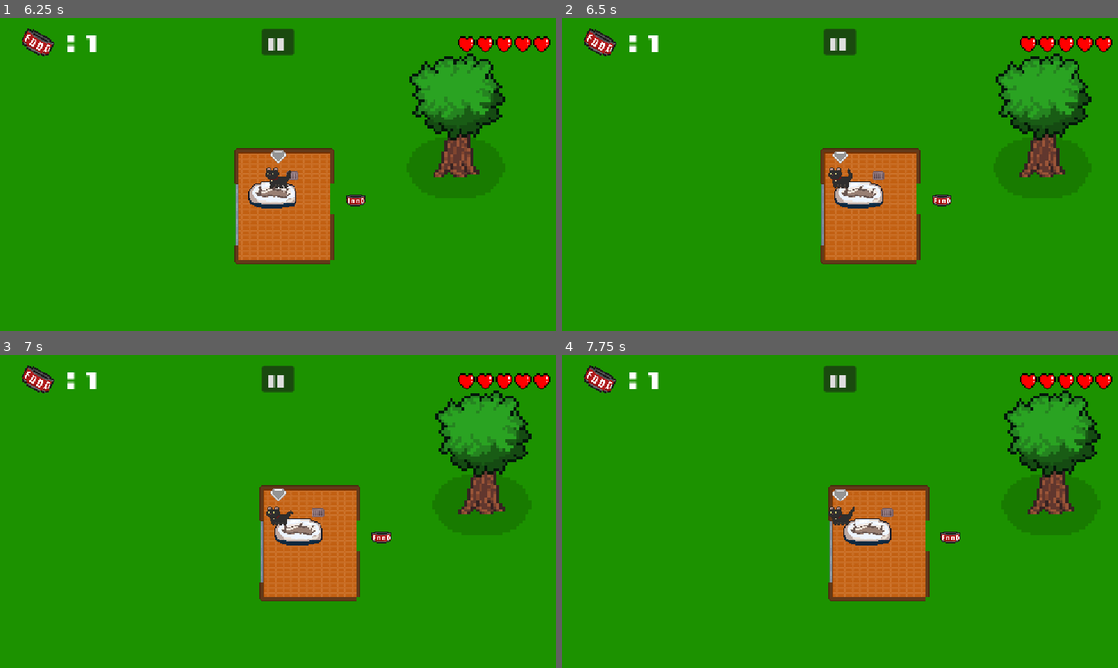
Above: before the commit, frames 1-4 (two rows, left to right).
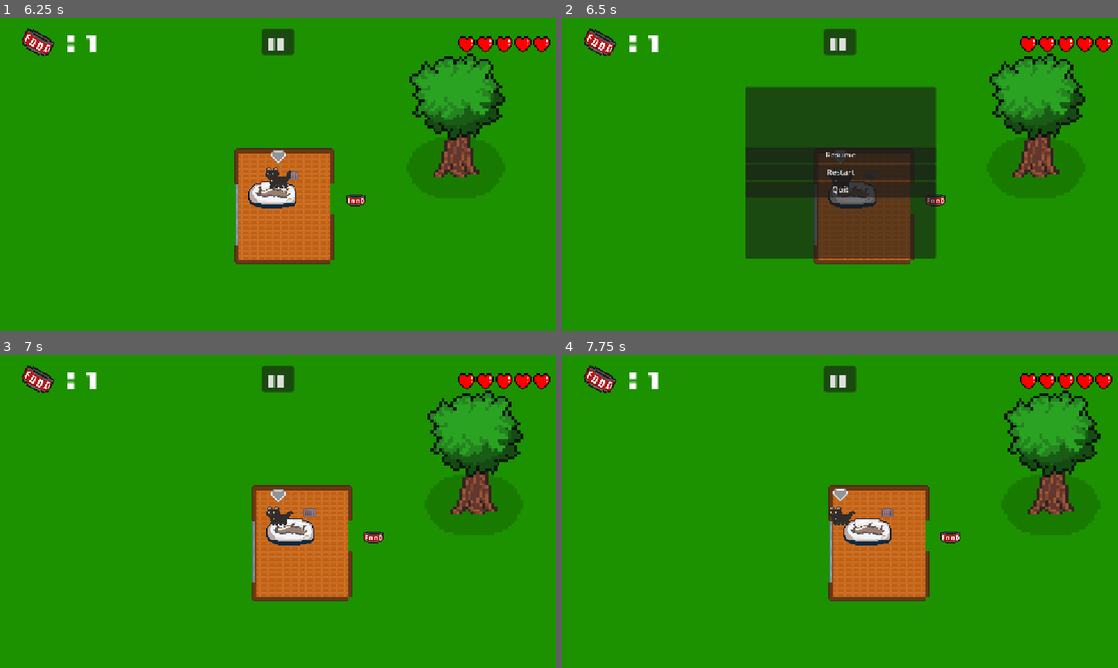
Above: after the commit, the same moments.

Repository: SaaWeathers/CS315-Project2
Game: Godot game, scene res://scenes/main_menu.tscn
Two runs of this game, one before a commit and one after it. Both use one fixed random seed, a clock stepped at 60 frames per second and the inputs below.
Inputs (mouse positions are in pixels of both pictures, inside the frame that each line leads up to):
- Up to frame 1 (6.25 s): click "Play" at 0.5 s; click "II" at 1.25 s; tap Enter at 2 s; hold D (right) 2.03-2.75 s; hold E (use) 2.03-2.75 s; click "Play" at 2.75 s; tap Space at 3.5 s; hold S (down) 3.53-4.28 s; tap E (use) at 3.6, 5.1 s; hold D (right) 4.28-5.03 s; hold E (use) 4.28-5.03 s; hold W (up) 5.03-5.78 s; hold A (left) from 5.78 s (still down); hold E (use) from 5.78 s (still down)
- Up to frame 2 (6.5 s): keep holding A (left); keep holding E (use); tap Escape (esc, bound only after the commit) at 6.4 s
- Up to frame 3 (7 s): release A (left) at 6.5 s; release E (use) at 6.5 s; click (278, 492) at 6.5 s, where only the run after the commit has a clickable "Resume"
- Up to frame 4 (7.75 s): hold A (left) from 7.28 s (still down); tap E (use) at 7.35 s

Frame 1 is identical in both runs. In frame 2, 22% of the frame differs, in the area x 33-96%, y 11-79%; in frame 3, 5.2%; in frame 4, less than 0.1%.
Error in both runs: Invalid access to property or key 'paused' on a base object of type 'Node2D (level_1.gd)'. (res://scripts/ui.gd:16)

Commit message:
Paused screen works

Diff:
--- /dev/null
+++ b/paused.gd
@@ -0,0 +1,38 @@
+extends Control
+
+func _ready() -> void:
+	hide()
+	pass
+
+func _process(delta: float) -> void:
+	test_esc()
+	pass
+
+# Called when the node enters the scene tree for the first time.
+func resume():
+	get_tree().paused = false
+	hide()
+func paused():
+	show()
+	get_tree().paused = true
+
+# Called every frame. 'delta' is the elapsed time since the previous frame.
+func test_esc():
+	if Input.is_action_just_pressed("esc") and !get_tree().paused:
+		paused()
+	elif Input.is_action_just_pressed("esc") and get_tree().paused:
+		resume()
+
+
+
+func _on_resume_pressed() -> void:
+	resume()
+	pass # Replace withx function body.
+
+func _on_restart_pressed() -> void:
+	get_tree().reload_current_scene()
+	pass # Replace with function body.
+
+func _on_quit_pressed() -> void:
+	get_tree().quit()
+	pass # Replace with function body.
--- a/paused.tscn
+++ b/paused.tscn
@@ -1,29 +1,46 @@
-[gd_scene format=3 uid="uid://blq6rmpvi7eec"]
+[gd_scene load_steps=2 format=3 uid="uid://blq6rmpvi7eec"]
+
+[ext_resource type="Script" uid="uid://bpp4frnwnf787" path="res://paused.gd" id="1_wy7de"]
 
 [node name="Paused" type="Control"]
+process_mode = 3
 layout_mode = 3
 anchors_preset = 15
 anchor_right = 1.0
 anchor_bottom = 1.0
 grow_horizontal = 2
 grow_vertical = 2
+script = ExtResource("1_wy7de")
 
 [node name="PanelContainer" type="PanelContainer" parent="."]
 layout_mode = 1
-anchors_preset = 15
-anchor_right = 1.0
+anchors_preset = 13
+anchor_left = 0.5
+anchor_right = 0.5
 anchor_bottom = 1.0
+offset_left = -197.0
+offset_top = 142.0
+offset_right = 198.0
+offset_bottom = -151.0
 grow_horizontal = 2
 grow_vertical = 2
 
 [node name="VBoxContainer" type="VBoxContainer" parent="PanelContainer"]
 layout_mode = 2
+alignment = 1
 
 [node name="Resume" type="Button" parent="PanelContainer/VBoxContainer"]
 layout_mode = 2
+text = "Resume"
 
 [node name="Restart" type="Button" parent="PanelContainer/VBoxContainer"]
 layout_mode = 2
+text = "Restart"
 
 [node name="Quit" type="Button" parent="PanelContainer/VBoxContainer"]
 layout_mode = 2
+text = "Quit"
+
+[connection signal="pressed" from="PanelContainer/VBoxContainer/Resume" to="." method="_on_resume_pressed"]
+[connection signal="pressed" from="PanelContainer/VBoxContainer/Restart" to="." method="_on_restart_pressed"]
+[connection signal="pressed" from="PanelContainer/VBoxContainer/Quit" to="." method="_on_quit_pressed"]
--- a/project.godot
+++ b/project.godot
@@ -52,6 +52,11 @@
 "events": [Object(InputEventKey,"resource_local_to_scene":false,"resource_name":"","device":-1,"window_id":0,"alt_press …(192 unchanged characters)…
 ]
 }
+esc={
+"deadzone": 0.2,
+"events": [Object(InputEventKey,"resource_local_to_scene":false,"resource_name":"","device":-1,"window_id":0,"alt_pressed":false,"shift_pressed":false,"ctrl_pressed":false,"meta_pressed":false,"pressed":false,"keycode":0,"physical_keycode":4194305,"key_label":0,"unicode":0,"location":0,"echo":false,"script":null)
+]
+}
 
 [rendering]
 
--- a/scenes/level_1.tscn
+++ b/scenes/level_1.tscn
@@ -16,6 +16,7 @@
 [ext_resource type="Texture2D" uid="uid://b8jvmdjxj585y" path="res://assets/pixil-layer-0.png" id="10_go7sj"]
 [ext_resource type="Texture2D" uid="uid://bntsr52thor4c" path="res://assets/pixil-layer-2.png" id="11_7gny6"]
 [ext_resource type="Texture2D" uid="uid://bnyeyeurgnghu" path="res://assets/pixil-layer-1.png" id="12_2aecg"]
+[ext_resource type="PackedScene" uid="uid://blq6rmpvi7eec" path="res://paused.tscn" id="17_1s4pk"]
 
 [sub_resource type="RectangleShape2D" id="RectangleShape2D_fcfvj"]
 size = Vector2(50, 28)
@@ -220,6 +221,9 @@
 theme_override_fonts/font = ExtResource("10_7gny6")
 text = "II"
 
+[node name="Paused" parent="UI" instance=ExtResource("17_1s4pk")]
+visible = false
+
 [connection signal="body_entered" from="CatBed" to="." method="_on_cat_bed_body_entered"]
 [connection signal="body_entered" from="Food" to="." method="_on_food_body_entered"]
 [connection signal="body_entered" from="Food" to="Food" method="_on_body_entered"]
Not shown, added: paused.gd.uid
Not shown: 1 places in scenes/level_1.tscn that only renumber resources
